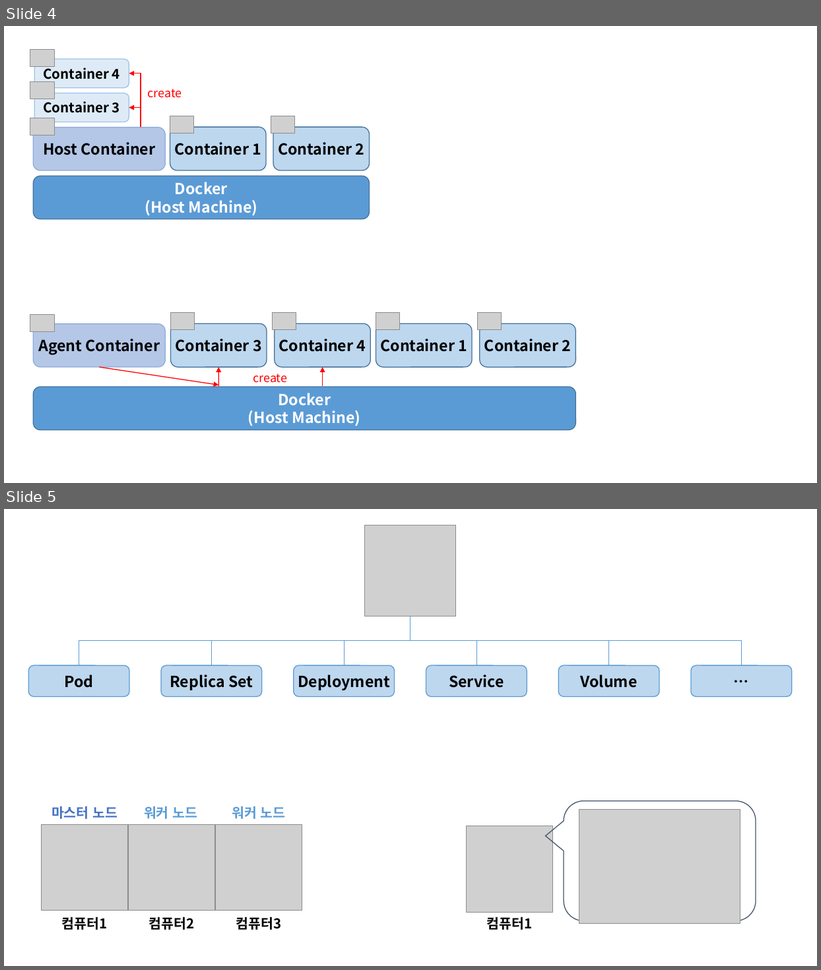
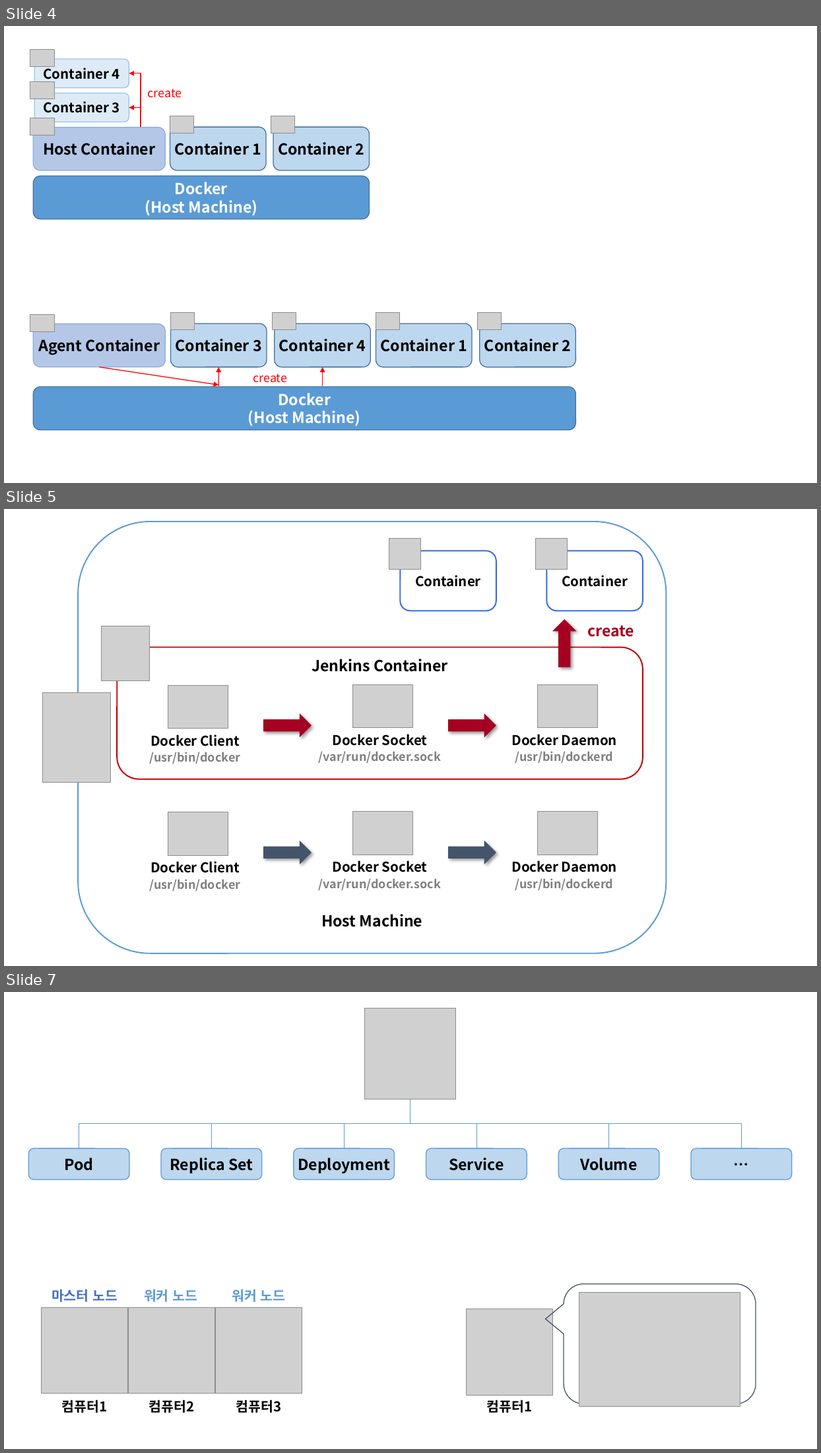
Before and after one commit to siwon-park/Infra-Study, a slide deck: markdown_image.pptx. Shown one above the other, each under a label of ours: slides 4 and 5 before the commit, slides 4, 5 and 7 after it; the slides between them are not shown. The pictures are 821x970 and 821x1453 pixels, drawn with LibreOffice and Linux fonts; fonts in the diff are those of the drawing; grey boxes stand for pictures. Boxes give left, top, right and bottom in pixels: in the first picture for what was removed or moved away, otherwise in the second. Text is boxed around its words. In the diff, an @@ line names an element or a change of style, - is before the commit and + after.

```diff
--- a/markdown_image.pptx
+++ b/markdown_image.pptx
@@ slide 5 added at <box>4,509,817,966</box>, background #FFFFFF @@
@@ group added at <box>43,522,667,955</box>: 10 pictures, 7 texts, 5 right arrows, 4 rounded rectangles @@
+Host Machine
+Docker Client
+/usr/bin/docker
+Docker Socket
+/var/run/docker.sock
+Docker Daemon
+/usr/bin/dockerd
+Jenkins Container
+Docker Client
+/usr/bin/docker
+Docker Socket
+/var/run/docker.sock
+Docker Daemon
+/usr/bin/dockerd
+Container
+Container
+create
@@ what was slide 5 is now slide 7 @@
```
Also in this commit, not shown: 1 other slide added, 1 other file.
